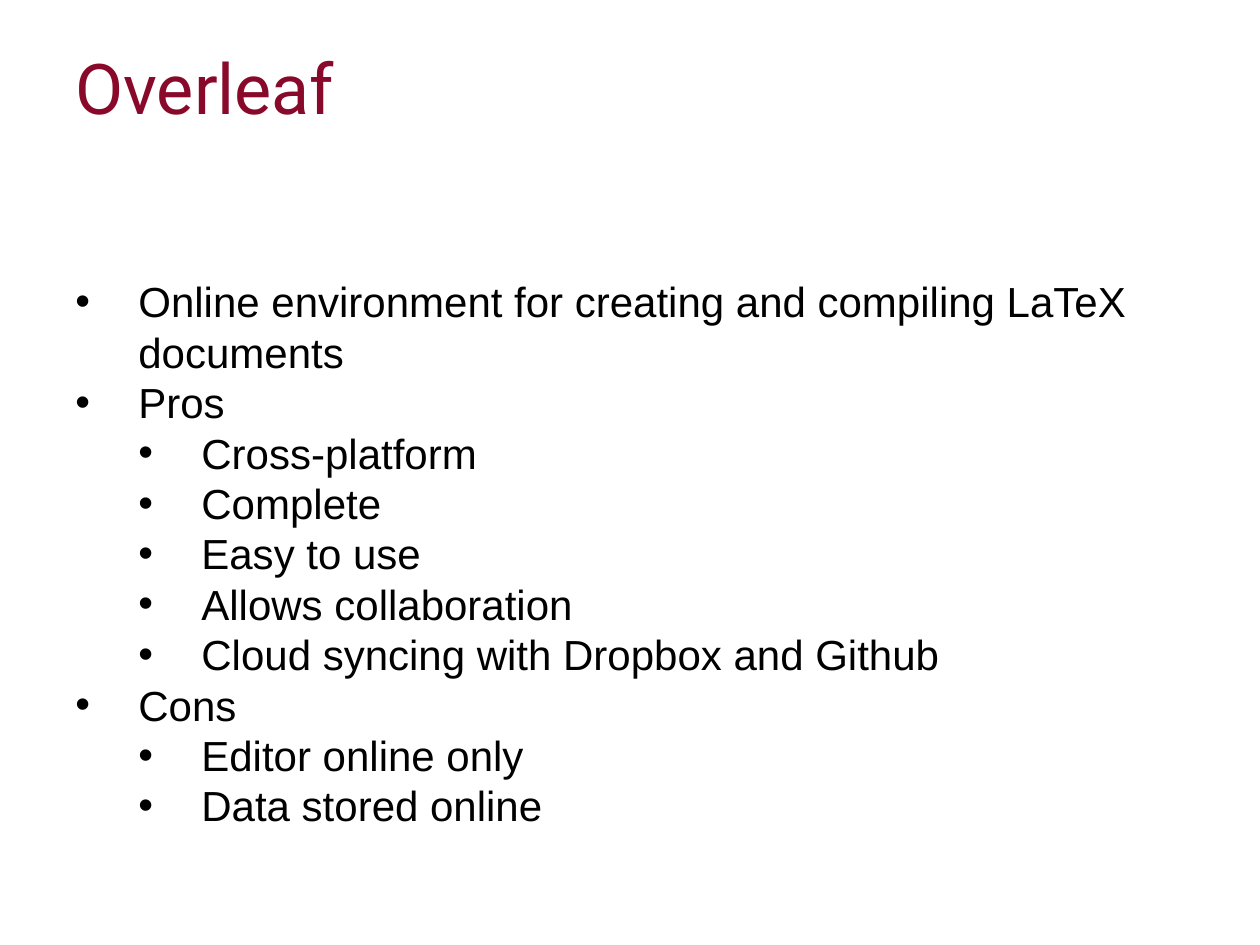
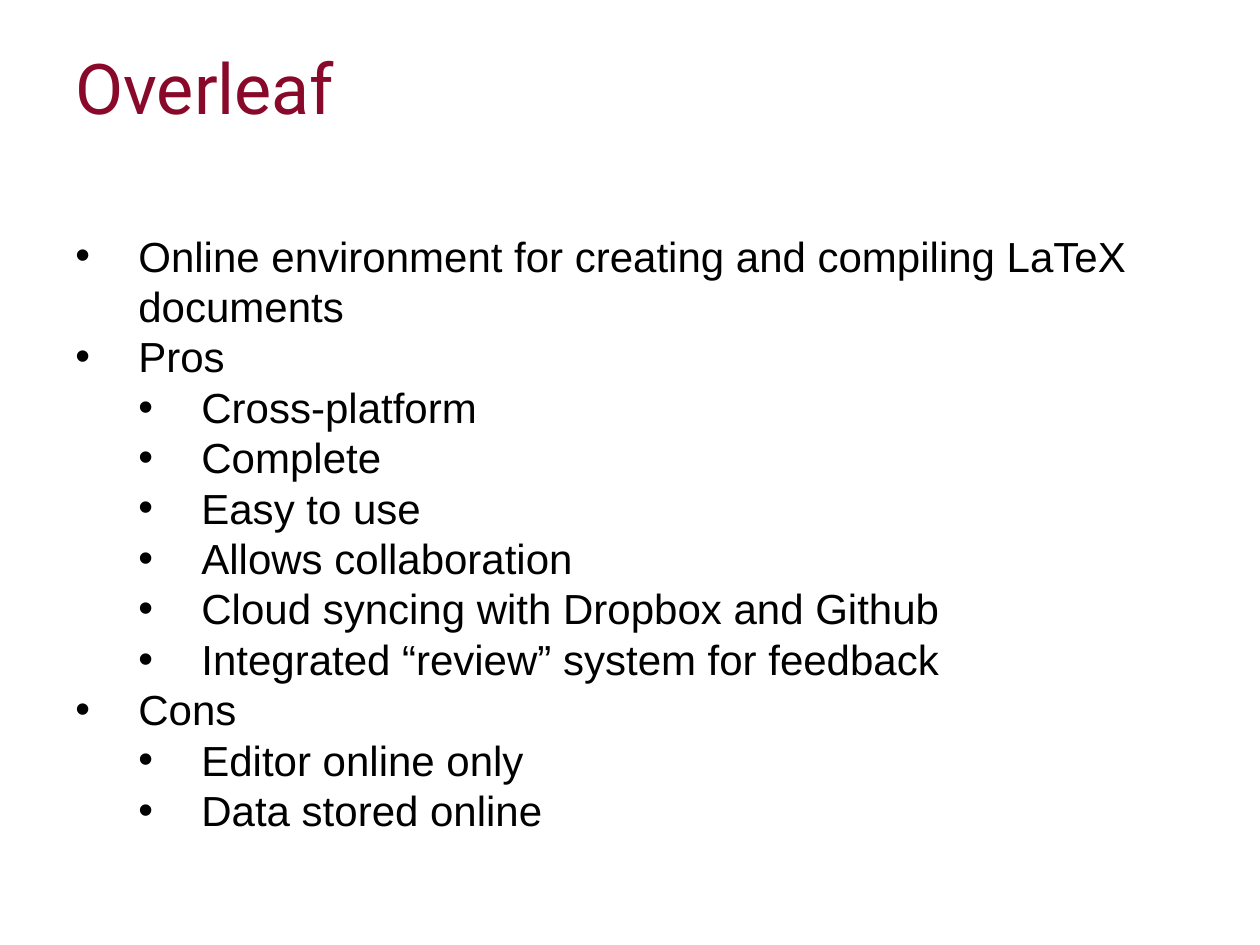
Before and after one commit to ImperialCollegeLondon/RCDS-writing-theses-in-latex, a slide deck: slide 3 of Writing Theses in Latex Slides.pptx. Drawn at 1260x945 pixels with LibreOffice and Linux fonts; fonts in the diff are those of the drawing; background and template pictures are left out. Boxes give left, top, right and bottom in pixels: in the first picture for what was removed or moved away, otherwise in the second. Text is boxed around its words. In the diff, an @@ line names an element or a change of style, - is before the commit and + after.

```diff
--- a/Writing Theses in Latex Slides.pptx
+++ b/Writing Theses in Latex Slides.pptx
@@ text "Online environment for creating and ...": place and size @@
-text "Online environment for creating and ..." at [138, 286, 1126, 822]
+text "Online environment for creating and ..." at [138, 241, 1126, 827]
@@ text at [201, 644, 938, 683]: paragraph added @@
+  • Integrated “review” system for feedback
```
Also in this commit, not shown: 13 other slides changed.
